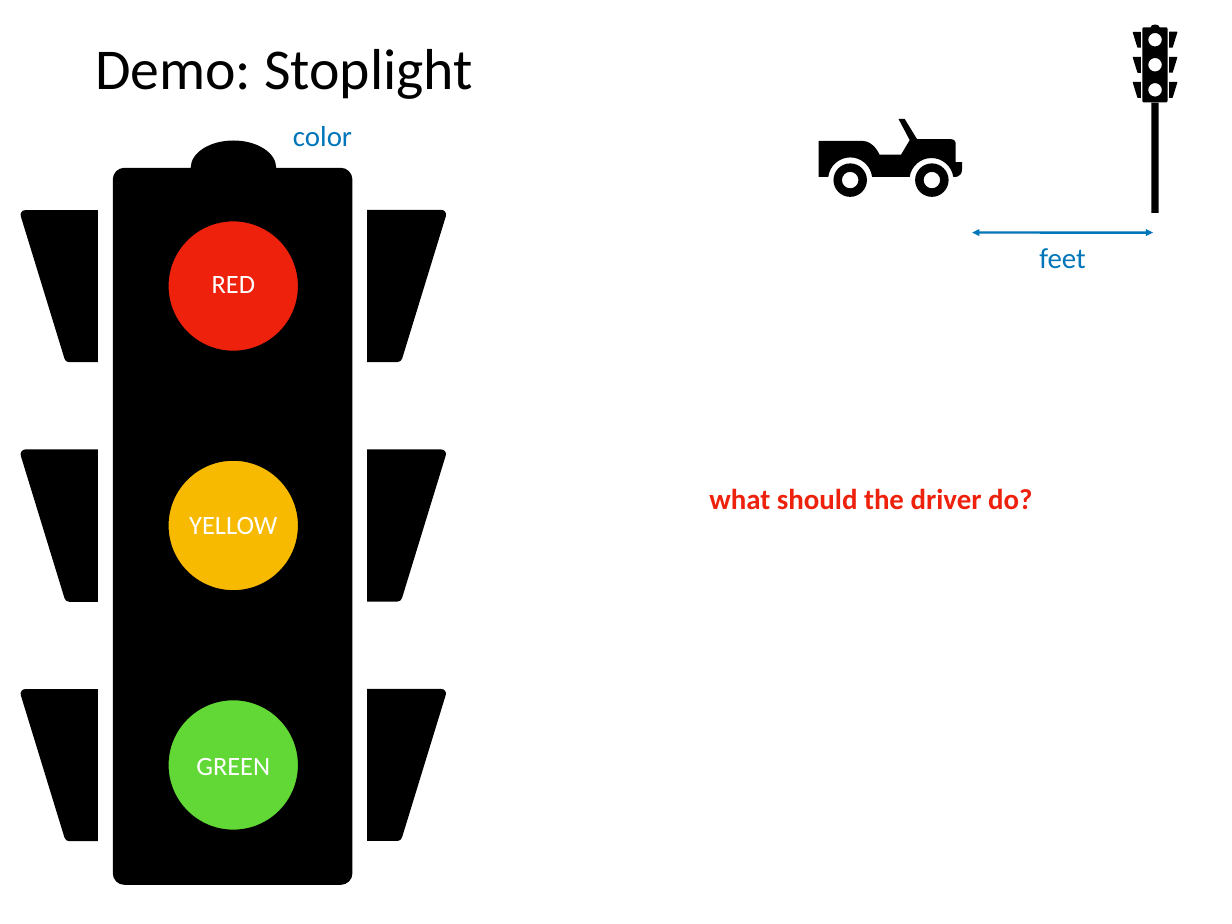
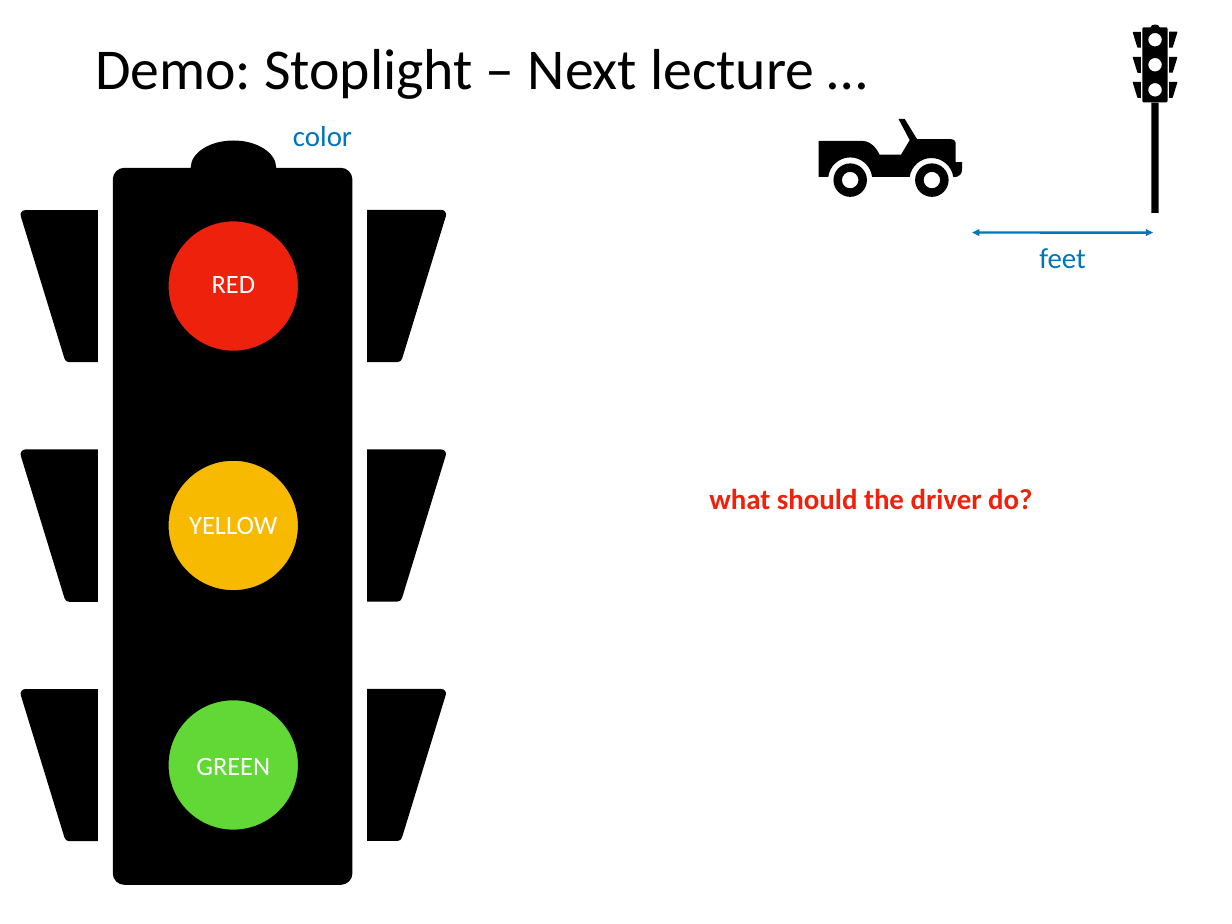
Before and after one commit to tylerharter/caraza-harter-com, a slide deck: slide 54 of tyler/meena/cs220/s21/materials/lec_09_S21.ppt. Drawn at 1232x924 pixels with LibreOffice and Linux fonts; fonts in the diff are those of the drawing. Boxes give left, top, right and bottom in pixels: in the first picture for what was removed or moved away, otherwise in the second. Text is boxed around its words. In the diff, an @@ line names an element or a change of style, - is before the commit and + after.

```diff
--- a/tyler/meena/cs220/s21/materials/lec_09_S21.ppt
+++ b/tyler/meena/cs220/s21/materials/lec_09_S21.ppt
@@ title at (95, 49, 814, 99): text changed @@
-Demo: Stoplight
+Demo: Stoplight – Next lecture …
```
Also in this commit, not shown: 3 other slides changed, 8 other files.
